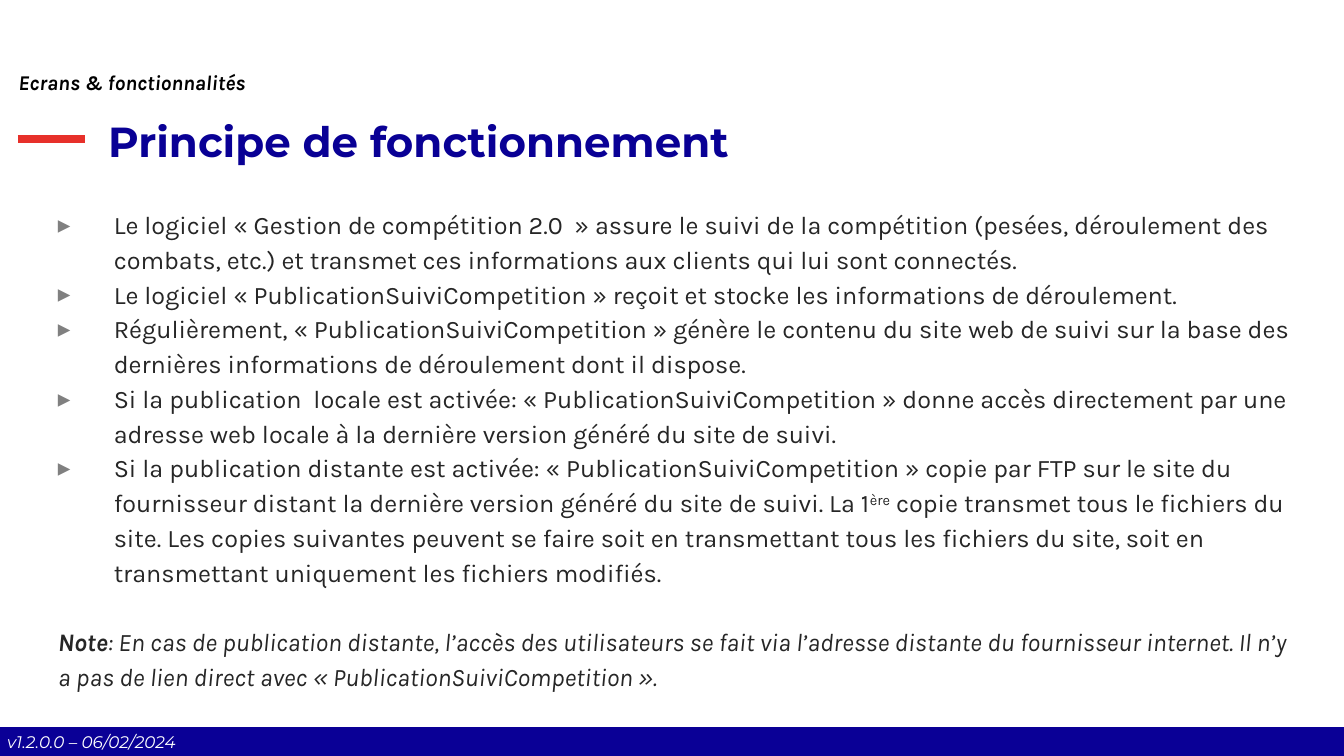
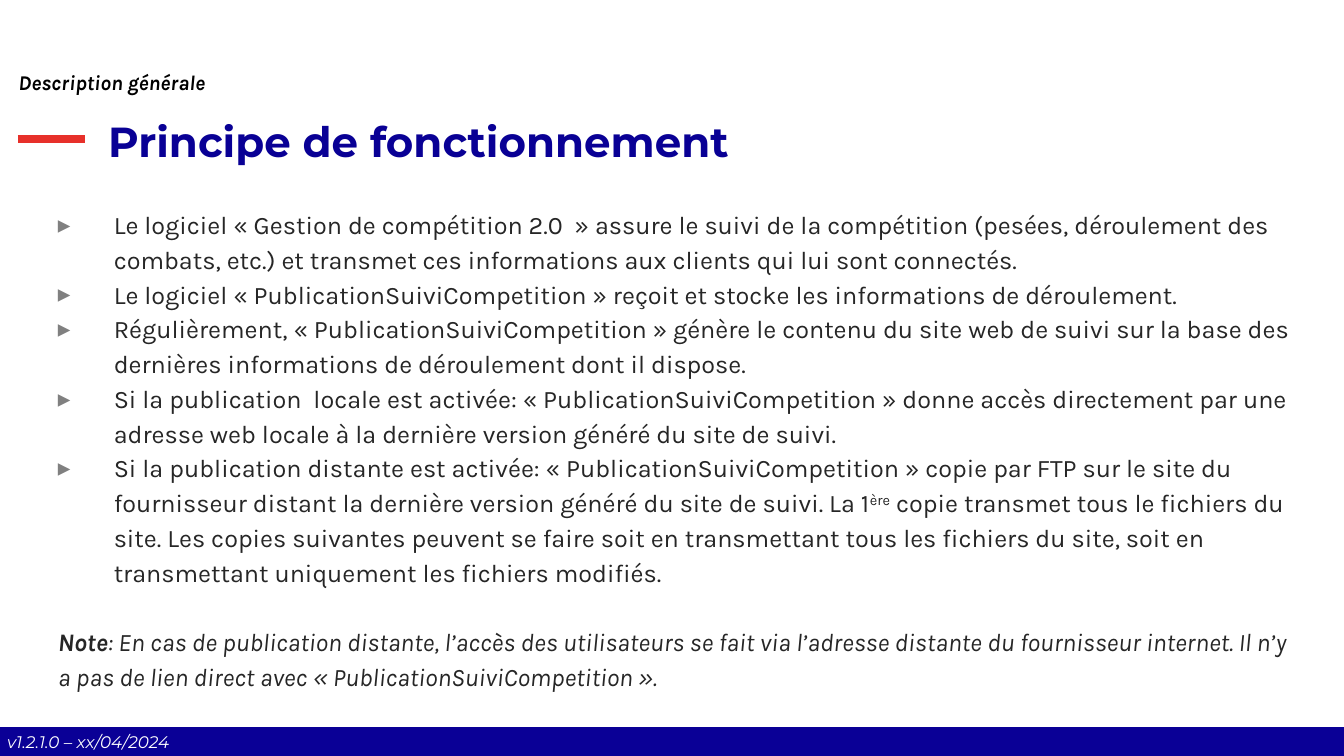
Before and after one commit to Comite-Rhone-Judo/PublicationSuiviCompetition, a slide deck: slide 6 of AppPublication/Documentation/PublicationSuiviCompetition - Manuel d'utilisation.pptx (slide 8 before the commit). Drawn at 1344x756 pixels with LibreOffice and Linux fonts; fonts in the diff are those of the drawing; background and template pictures are left out. Boxes give left, top, right and bottom in pixels: in the first picture for what was removed or moved away, otherwise in the second. Text is boxed around its words. In the diff, an @@ line names an element or a change of style, - is before the commit and + after.

```diff
--- a/AppPublication/Documentation/PublicationSuiviCompetition - Manuel d'utilisation.pptx
+++ b/AppPublication/Documentation/PublicationSuiviCompetition - Manuel d'utilisation.pptx
@@ text at (18, 74, 205, 96): text changed @@
-Ecrans & fonctionnalités
+Description générale
@@ text at (7, 734, 169, 750): text changed @@
-v1.2.0.0 – 06/02/2024
+v1.2.1.0 – xx/04/2024
```
Also in this commit, not shown: 25 other slides changed, 1 slide added, 1 slide removed, 9 other files.
